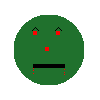
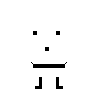
Layered file, before and after one edit (w=100, h=100). Changes by layer:
hid "Zombie Character" over [32, 27, 65, 75]
added layer "Character copy 3" above "Character copy 2" over [31, 62, 67, 89]
hid "Zombie Layer" over [14, 15, 84, 85]
showed "Ellipse 1" over [14, 15, 84, 85]
